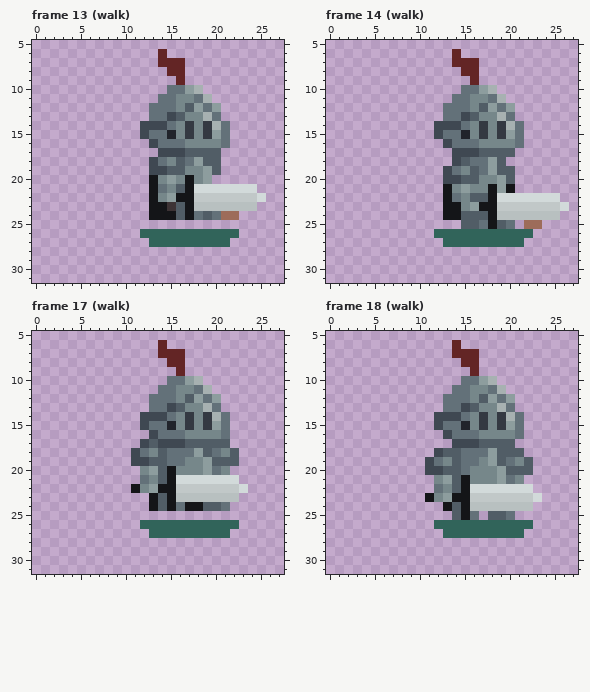
Two states of a pixel-art file, assets_raw/soldiers.aseprite. Above is the file before it was changed.
32x32 pixels, 27 frames. Shown: frame 13 (walk): x 0..27, y 5..31; frame 14 (walk): x 0..27, y 5..31; frame 17 (walk): x 0..27, y 5..31; frame 18 (walk): x 0..27, y 5..31. The commit also changed other frames, which this record leaves out.
New version:
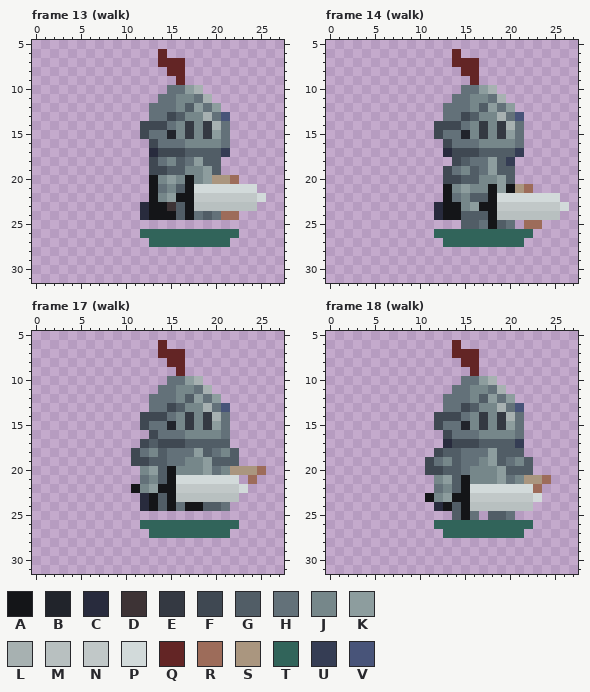
Palette (. is transparent): A #141518  B #21242b  C #282b3d  D #3d3335  E #343942  F #3f4852  G #515d66  H #637179  J #76878a  K #8d9d9e  L #a7b1b1  M #b8c0c0  N #c1c8c8  P #d2dada  Q #632525  R #9d6c5a  S #aa967f  T #31645a  U #353d54  V #485479
Message: bow attack
The edit:
layer "bow/cape" now shown
layer "bow/bow" now shown
layer "bow/head" now shown
Frame 13 (walk), layers "bow/head", "bow/bow", "bow/cape":
Colour C now appears in row 17 at x 13; in rows 23 to 24 at x 12.
Colour R now appears in row 20 at x 22.
Colour S now appears in row 20 at x 20 to 21.
Colour U now appears in row 17 at x 21.
Colour V now appears in row 13 at x 21.
Frame 14 (walk), layers "bow/head", "bow/bow", "bow/cape":
Colour C now appears in row 17 at x 13; in rows 23 to 24 at x 12.
Colour R now appears in row 21 at x 22.
Colour S now appears in row 21 at x 21.
Colour U now appears in row 17 at x 21; in row 18 at x 20.
Colour V now appears in row 13 at x 21.
Frame 17 (walk), layers "bow/head", "bow/bow", "bow/cape":
Colour C now appears in rows 23 to 24 at x 12.
Colour R now appears in row 20 at x 25; in row 21 at x 24.
Colour S now appears in row 20 at x 22 to 24.
Colour V now appears in row 13 at x 21.
Frame 18 (walk), layers "bow/head", "bow/bow", "bow/cape":
Colour C now appears in row 17 at x 13; in row 24 at x 12.
Colour R now appears in row 21 at x 24; in row 22 at x 23.
Colour S now appears in row 21 at x 22 to 23.
Colour U now appears in row 17 at x 21.
Colour V now appears in row 13 at x 21.
